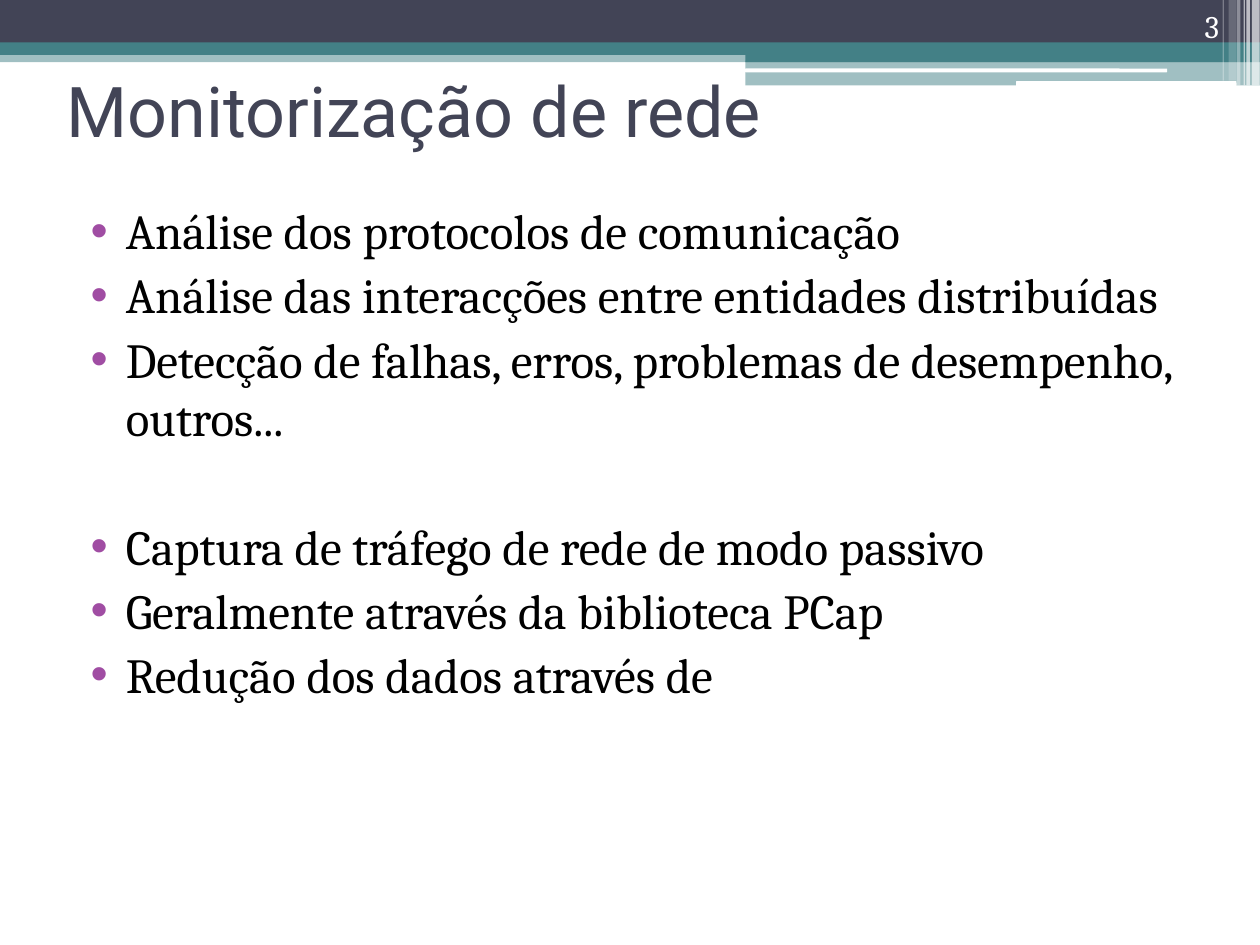
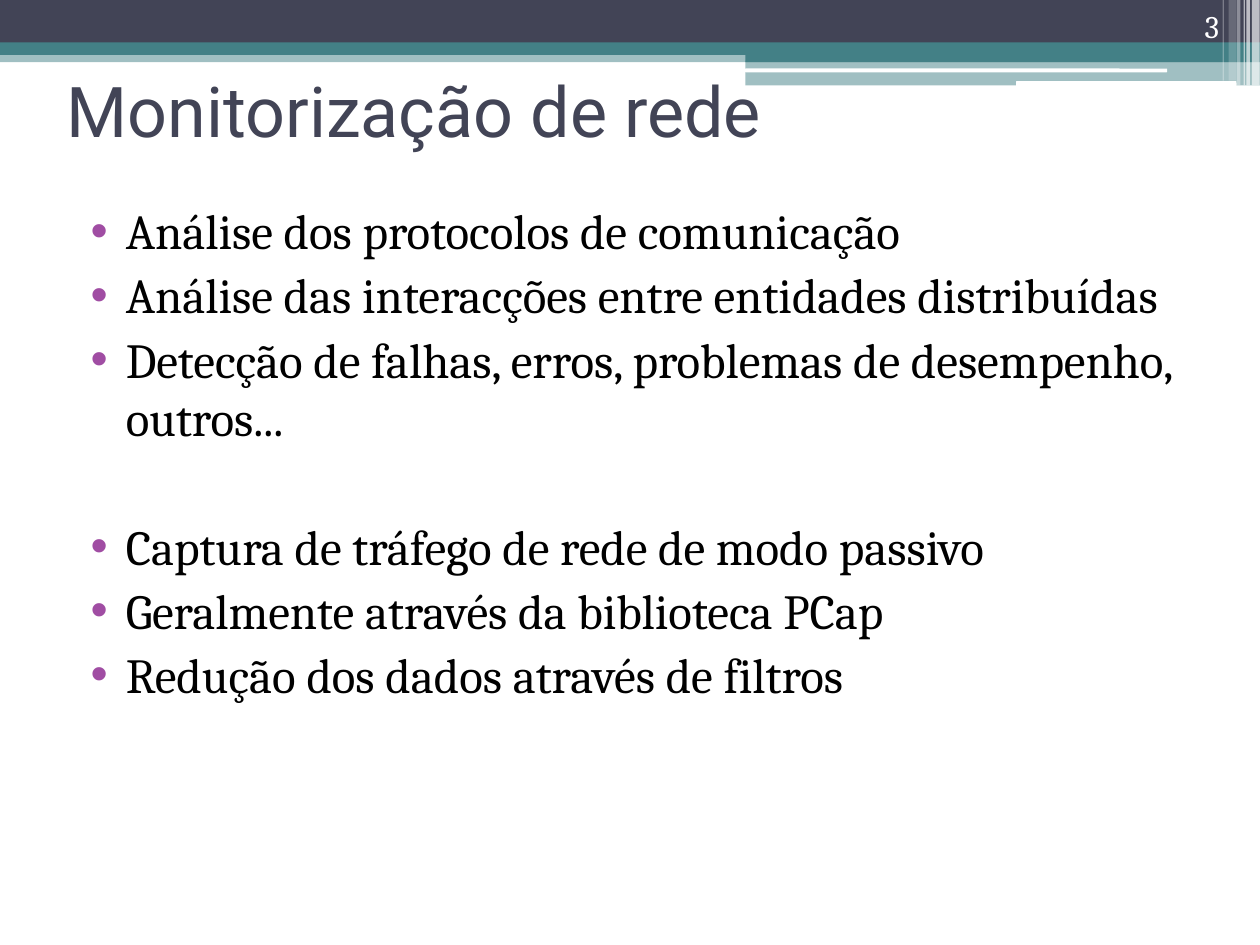
Before and after one commit to nunogmartins/cap_dissertation, a slide deck: slide 3 of doc/apresentacao_dissertacao.pptx. Drawn at 1260x945 pixels with LibreOffice and Linux fonts; fonts in the diff are those of the drawing. Boxes give left, top, right and bottom in pixels: in the first picture for what was removed or moved away, otherwise in the second. Text is boxed around its words. In the diff, an @@ line names an element or a change of style, - is before the commit and + after.

```diff
--- a/doc/apresentacao_dissertacao.pptx
+++ b/doc/apresentacao_dissertacao.pptx
@@ text at (126, 658, 843, 703): text changed @@
-• Redução dos dados através de
+• Redução dos dados através de filtros
```
Also in this commit, not shown: 3 other slides changed.
